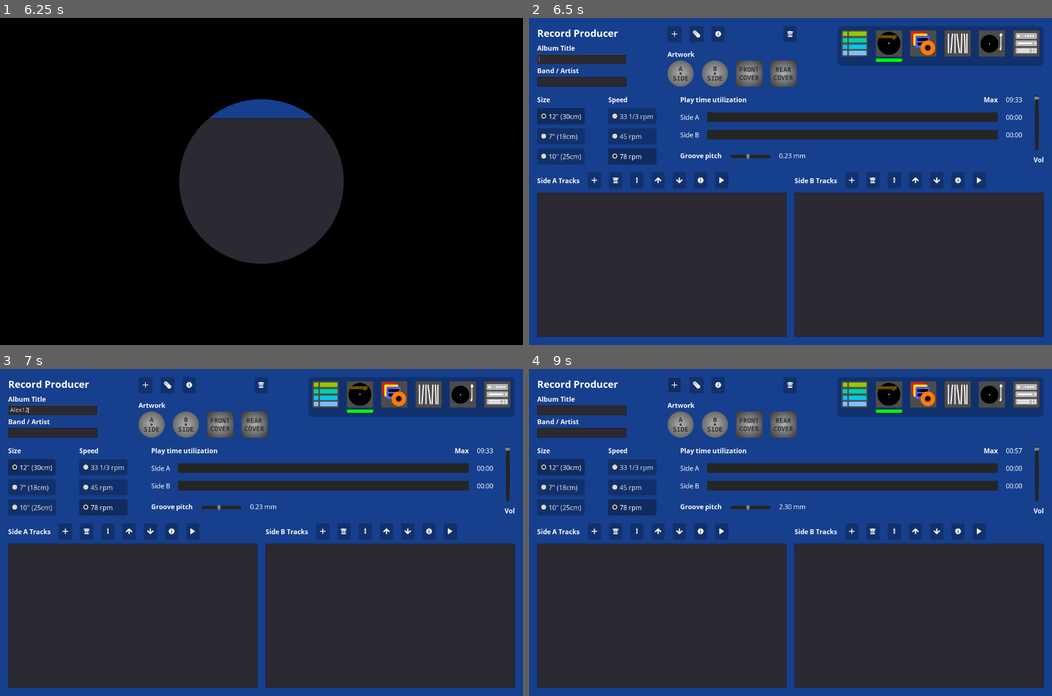
Above: before the commit, frames 1-4 (two rows, left to right).
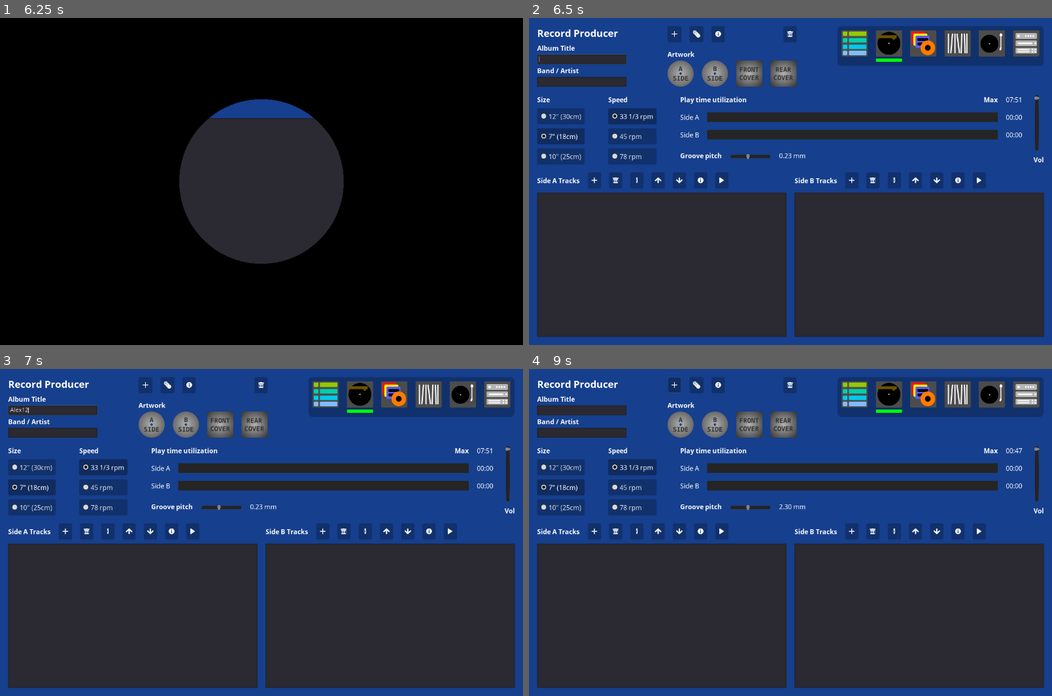
Above: after the commit, the same moments.

Repository: andrew-wilkes/vinyl
Game: Godot game, scene res://scenes/AlbumArt.tscn
Same seed, same stepped clock (60 frames per second), same inputs: the game is played once before the commit and once after it. This scene is started directly instead of the project's main scene.
Inputs (mouse positions are in pixels of both pictures, inside the frame that each line leads up to):
- Up to frame 1 (6.25 s): click (115, 34) at 0.5 s; click "OK" at 1.25 s; click (146, 44) at 2 s; tap Enter at 2.75 s; move the mouse to (376, 165) at 2.77 s; hold Right (ui_right) 2.78-3.5 s; hold 1 2.78-3.5 s; click (376, 165) at 2.92 s; tap Delete at 3.05 s; click (83, 34) at 3.5 s; click "OK" at 4.25 s; click (219, 44) at 5 s; click (251, 44) at 5.75 s
- Up to frame 2 (6.5 s): no input
- Up to frame 3 (7 s): click (52, 411) at 6.52 s; type "Alex" at 6.6 s; click (52, 434) at 6.75 s; type "12" at 6.83 s
- Up to frame 4 (9 s): click (659, 532) at 7.27 s; click (680, 532) at 8.02 s; click (675, 385) at 8.75 s

Frame 1 is identical in both runs. In frame 2, less than 0.1% of the frame differs, in the area x 2-95%, y 24-43%; in frame 3, less than 0.1%; in frame 4, less than 0.1%.

Commit message:
Add layering to art elements

Diff:
--- a/src/classes/art-element.gd
+++ b/src/classes/art-element.gd
@@ -19,3 +19,13 @@
 func get_hash():
 	var t = text + font_path
 	return t.hash() + color.to_argb32() + size + length + rotation + position.x + position.y
+
+
+func _to_string():
+	return String({
+		type = type,
+		size = size,
+		length = length,
+		position = position,
+		rotation = rotation,
+	})
--- a/src/scenes/ArtDesigner.gd
+++ b/src/scenes/ArtDesigner.gd
@@ -138,6 +138,11 @@
 	$HB/RHS/Props.show()
 
 
+func _on_ArtElements_moved_element(from, to):
+	elements.insert(to, elements.pop_at(from))
+	update_elements()
+
+
 func fill_props(el):
 	current_element = el
 	var props = $HB/RHS/Props
@@ -269,37 +274,14 @@
 
 
 func update_elements():
-	var iv = get_node("%ImageView")
-	iv.strings.clear()
-	iv.rotated_strings.clear()
-	iv.arcs.clear()
-	iv.rings.clear()
-	iv.boxes.clear()
-	iv.circles.clear()
-	iv.lines.clear()
-	iv.squares.clear()
-	for el in elements:
-		if el.type == ArtElement.AB:
-			iv.strings.append(el)
-		if el.type == ArtElement.ABROT:
-			iv.rotated_strings.append(el)
-		if el.type == ArtElement.ARC:
-			iv.arcs.append(el)
-		if el.type == ArtElement.CIRC:
-			iv.rings.append(el)
-		if el.type == ArtElement.BOX:
-			iv.boxes.append(el)
-		if el.type == ArtElement.DOT:
-			iv.circles.append(el)
-		if el.type == ArtElement.LINE:
-			iv.lines.append(el)
-		if el.type == ArtElement.SQR:
-			iv.squares.append(el)
-	iv.overlay.update()
+	get_node("%ImageView").elements = elements
+	get_node("%ImageView").overlay.update()
 
 
 func _process(_delta):
 	if current_element:
+		if Input.is_key_pressed(KEY_1):
+			print(current_element)
 		var h = current_element.get_hash()
 		if last_hash != h:
 			last_hash = h
--- a/src/scenes/ArtDesigner.tscn
+++ b/src/scenes/ArtDesigner.tscn
@@ -20,6 +20,8 @@
 [ext_resource path="res://assets/up-down.png" type="Texture" id=18]
 [ext_resource path="res://assets/bar.png" type="Texture" id=19]
 [ext_resource path="res://scenes/ArtDesigner.gd" type="Script" id=20]
+[ext_resource path="res://assets/up-arrow.png" type="Texture" id=21]
+[ext_resource path="res://assets/down-arrow.png" type="Texture" id=22]
 
 [node name="ArtDesigner" type="PanelContainer"]
 margin_right = 901.0
@@ -274,12 +276,41 @@
 margin_bottom = 39.0
 icon = ExtResource( 15 )
 
-[node name="Elements" type="ItemList" parent="HB/ArtElements"]
+[node name="HB" type="HBoxContainer" parent="HB/ArtElements"]
 margin_top = 82.0
 margin_right = 295.0
 margin_bottom = 750.0
 size_flags_vertical = 3
+custom_constants/separation = 10
+
+[node name="Elements" type="ItemList" parent="HB/ArtElements/HB"]
+unique_name_in_owner = true
+margin_right = 253.0
+margin_bottom = 668.0
+size_flags_horizontal = 3
+size_flags_vertical = 3
 custom_constants/vseparation = 10
+
+[node name="VB" type="VBoxContainer" parent="HB/ArtElements/HB"]
+margin_left = 263.0
+margin_right = 295.0
+margin_bottom = 668.0
+custom_constants/separation = 10
+
+[node name="Up" type="Button" parent="HB/ArtElements/HB/VB"]
+unique_name_in_owner = true
+margin_right = 32.0
+margin_bottom = 39.0
+disabled = true
+icon = ExtResource( 21 )
+
+[node name="Down" type="Button" parent="HB/ArtElements/HB/VB"]
+unique_name_in_owner = true
+margin_top = 49.0
+margin_right = 32.0
+margin_bottom = 88.0
+disabled = true
+icon = ExtResource( 22 )
 
 [node name="RHS" type="VBoxContainer" parent="HB"]
 margin_left = 705.0
@@ -624,6 +655,7 @@
 [connection signal="value_changed" from="HB/VB/HB2/VB2/HB/Adjusters/A" to="." method="_on_A_value_changed"]
 [connection signal="gui_input" from="HB/VB/HB2/VB2/HB/ModColor" to="." method="_on_ModColor_gui_input"]
 [connection signal="added_element" from="HB/ArtElements" to="." method="_on_ArtElements_added_element"]
+[connection signal="moved_element" from="HB/ArtElements" to="." method="_on_ArtElements_moved_element"]
 [connection signal="removed_element" from="HB/ArtElements" to="." method="_on_ArtElements_removed_element"]
 [connection signal="selected_element" from="HB/ArtElements" to="." method="_on_ArtElements_selected_element"]
 [connection signal="pressed" from="HB/ArtElements/Grid/AB" to="HB/ArtElements" method="_on_AB_pressed"]
@@ -634,7 +666,9 @@
 [connection signal="pressed" from="HB/ArtElements/Grid/Dot" to="HB/ArtElements" method="_on_Dot_pressed"]
 [connection signal="pressed" from="HB/ArtElements/Grid/Square" to="HB/ArtElements" method="_on_Square_pressed"]
 [connection signal="pressed" from="HB/ArtElements/Grid/Box" to="HB/ArtElements" method="_on_Box_pressed"]
-[connection signal="item_selected" from="HB/ArtElements/Elements" to="HB/ArtElements" method="_on_Elements_item_selected"]
+[connection signal="item_selected" from="HB/ArtElements/HB/Elements" to="HB/ArtElements" method="_on_Elements_item_selected"]
+[connection signal="pressed" from="HB/ArtElements/HB/VB/Up" to="HB/ArtElements" method="_on_Up_pressed"]
+[connection signal="pressed" from="HB/ArtElements/HB/VB/Down" to="HB/ArtElements" method="_on_Down_pressed"]
 [connection signal="value_changed" from="HB/RHS/Props/Adjusters/Length" to="." method="_on_Length_value_changed"]
 [connection signal="value_changed" from="HB/RHS/Props/Adjusters/Size" to="." method="_on_Size_value_changed"]
 [connection signal="gui_input" from="HB/RHS/Props/Adjusters/HB/FillColor" to="." method="_on_FillColor_gui_input"]
--- a/src/scenes/ArtElements.gd
+++ b/src/scenes/ArtElements.gd
@@ -3,25 +3,29 @@
 signal added_element(el)
 signal selected_element(el)
 signal removed_element(el)
+signal moved_element(from, to)
+
+onready var elements = $"%Elements"
 
 var selected_item = -1
 
-func init_elements(elements):
-	$Elements.clear()
+func init_elements(els):
+	elements.clear()
 	var idx = 0
-	for el in elements:
-		$Elements.add_icon_item($Grid.get_child(el.type).icon.duplicate())
-		$Elements.set_item_metadata(idx, el)
+	for el in els:
+		elements.add_icon_item($Grid.get_child(el.type).icon.duplicate())
+		elements.set_item_metadata(idx, el)
 		idx += 1
 
 
 func add_element(type):
 	var el = ArtElement.new()
 	el.type = type
-	$Elements.add_icon_item($Grid.get_child(el.type).icon.duplicate())
-	selected_item = $Elements.get_item_count() - 1
-	$Elements.set_item_metadata(selected_item, el)
-	$Elements.select(selected_item)
+	elements.add_icon_item($Grid.get_child(el.type).icon.duplicate())
+	selected_item = elements.get_item_count() - 1
+	update_up_down_buttons()
+	elements.set_item_metadata(selected_item, el)
+	elements.select(selected_item)
 	match el.type:
 		el.AB:
 			el.position = Vector2(0.2, 0.5)
@@ -55,9 +59,10 @@
 
 func _unhandled_key_input(event):
 	if event.scancode == KEY_DELETE and selected_item > -1:
-		emit_signal("removed_element", $Elements.get_item_metadata(selected_item))
-		$Elements.remove_item(selected_item)
+		emit_signal("removed_element", elements.get_item_metadata(selected_item))
+		elements.remove_item(selected_item)
 		selected_item = -1
+		update_up_down_buttons()
 
 
 func _on_AB_pressed():
@@ -94,4 +99,24 @@
 
 func _on_Elements_item_selected(index):
 	selected_item = index
-	emit_signal("selected_element", $Elements.get_item_metadata(selected_item))
+	update_up_down_buttons()
+	emit_signal("selected_element", elements.get_item_metadata(selected_item))
+
+
+func _on_Up_pressed():
+	elements.move_item(selected_item, selected_item - 1)
+	emit_signal("moved_element", selected_item, selected_item - 1)
+	selected_item -= 1
+	update_up_down_buttons()
+
+
+func _on_Down_pressed():
+	elements.move_item(selected_item, selected_item + 1)
+	emit_signal("moved_element", selected_item, selected_item + 1)
+	selected_item += 1
+	update_up_down_buttons()
+
+
+func update_up_down_buttons():
+	$"%Up".disabled = selected_item < 1
+	$"%Down".disabled = elements.get_item_count() - 1 == selected_item or selected_item < 0
--- a/src/scenes/ImageView.gd
+++ b/src/scenes/ImageView.gd
@@ -6,15 +6,8 @@
 var base_size
 var scale
 var hole_size = 0.1 setget set_hole_size
-var strings = []
-var rotated_strings = []
-var circles = []
-var rings = []
-var boxes = []
-var squares = []
-var arcs = []
-var lines = []
 var arc_width = 4.0
+var elements
 
 export var is_disc = true setget set_canvas_type
 export(Color) var mod_color = Color.white setget set_mod_color
@@ -76,52 +69,54 @@
 
 
 func draw():
+	if elements == null: return
 	#var _chr_width = overlay.draw_char(dynamic_font, Vector2(-10, -10), "A", "")
 	var b2 = base_size / 2
-	for c in circles:
-		overlay.draw_circle(c.position * base_size, b2 * max(c.length, 0.1), c.color)
-	for ring in rings:
-		arc_width = ring.size * 32 # Use for arc also
-		overlay.draw_arc(ring.position * base_size, b2 * ring.length, -PI, PI, ring.length * 16 + 32, ring.color, arc_width)
-	for s in strings:
-		#dynamic_font.size = s.size * 32
-		var pos = Vector2(min(s.position.x, 0.95), max(s.position.y, 0.05)) * base_size
-		var ang = s.rotation + 0.5
-		overlay.draw_set_transform(pos, ang * PI * 2.0, Vector2(1, 1))
-		overlay.draw_string(s.font, Vector2.ZERO, s.text, s.color)
-	for s in rotated_strings:
-		if s.text.length() == 0:
-			continue
-		var xr = s.position.x * b2
-		var yr = s.position.y * b2
-		var ang = s.rotation + 0.25
-		var astep = 0.0
-		if  s.text.length() > 1:
-			ang -= s.length / 2.0
-			astep = s.length / (s.text.length() - 1)
-		for chr in s.text:
-			var th1 = ang * PI * 2.0
-			var th2 = th1 + PI / 2.0
-			var pos = Vector2(b2 + xr * cos(th1), b2 + yr * sin(th1))
-			overlay.draw_set_transform(pos, th2, Vector2(1, 1))
-			var _advance = overlay.draw_char(s.font, Vector2.ZERO, chr, "")
-			ang = ang + astep
-	for a in arcs:
-		var ang = a.rotation + 0.5
-		overlay.draw_set_transform(a.position * base_size, ang * PI, Vector2(1, 1))
-		overlay.draw_arc(Vector2.ZERO, b2 * a.length, ang * PI * 2.0, (ang + a.size) * PI * 2.0, a.size * a.length * 16 + 32, a.color, arc_width)
-	for box in boxes:
-		var ang = box.rotation + 0.5
-		overlay.draw_set_transform(box.position * base_size, ang * PI * 2.0, Vector2(1, 1))
-		overlay.draw_rect(Rect2(Vector2.ZERO, Vector2(box.length, box.length) * b2), box.color, false, box.size * 32)
-	for sq in squares:
-		var ang = sq.rotation + 0.5
-		overlay.draw_set_transform(sq.position * base_size, ang * PI * 2.0, Vector2(1, 1))
-		overlay.draw_rect(Rect2(Vector2.ZERO, Vector2(sq.length, sq.length) * b2), sq.color, true)
-	for line in lines:
-		var ang = line.rotation + 0.5
-		overlay.draw_set_transform(line.position * base_size, ang * PI * 2.0, Vector2(1, 1))
-		overlay.draw_line(Vector2.ZERO, Vector2(line.length * base_size, 0), line.color, line.size * 32)
+	for el in elements:
+		match el.type:
+			ArtElement.AB:
+				var pos = Vector2(min(el.position.x, 0.95), max(el.position.y, 0.05)) * base_size
+				var ang = el.rotation + 0.5
+				overlay.draw_set_transform(pos, ang * PI * 2.0, Vector2(1, 1))
+				overlay.draw_string(el.font, Vector2.ZERO, el.text, el.color)
+			ArtElement.ABROT:
+				if el.text.length() == 0:
+					continue
+				var xr = el.position.x * b2
+				var yr = el.position.y * b2
+				var ang = el.rotation + 0.25
+				var astep = 0.0
+				if  el.text.length() > 1:
+					ang -= el.length / 2.0
+					astep = el.length / (el.text.length() - 1)
+				for chr in el.text:
+					var th1 = ang * PI * 2.0
+					var th2 = th1 + PI / 2.0
+					var pos = Vector2(b2 + xr * cos(th1), b2 + yr * sin(th1))
+					overlay.draw_set_transform(pos, th2, Vector2(1, 1))
+					var _advance = overlay.draw_char(el.font, Vector2.ZERO, chr, "", el.color)
+					ang = ang + astep
+			ArtElement.ARC:
+				var ang = el.rotation + 0.5
+				overlay.draw_set_transform(el.position * base_size, ang * PI, Vector2(1, 1))
+				overlay.draw_arc(Vector2.ZERO, b2 * el.length, ang * PI * 2.0, (ang + el.size) * PI * 2.0, el.size * el.length * 16 + 32, el.color, arc_width)
+			ArtElement.CIRC:
+				overlay.draw_circle(el.position * base_size, b2 * max(el.length, 0.1), el.color)
+			ArtElement.BOX:
+				var ang = el.rotation + 0.5
+				overlay.draw_set_transform(el.position * base_size, ang * PI * 2.0, Vector2(1, 1))
+				overlay.draw_rect(Rect2(Vector2.ZERO, Vector2(el.length, el.length) * b2), el.color, false, el.size * 32)
+			ArtElement.DOT:
+				arc_width = el.size * 32 # Use for arc also
+				overlay.draw_arc(el.position * base_size, b2 * el.length, -PI, PI, el.length * 16 + 32, el.color, arc_width)
+			ArtElement.LINE:
+				var ang = el.rotation + 0.5
+				overlay.draw_set_transform(el.position * base_size, ang * PI * 2.0, Vector2(1, 1))
+				overlay.draw_line(Vector2.ZERO, Vector2(el.length * base_size, 0), el.color, el.size * 32)
+			ArtElement.SQR:
+				var ang = el.rotation + 0.5
+				overlay.draw_set_transform(el.position * base_size, ang * PI * 2.0, Vector2(1, 1))
+				overlay.draw_rect(Rect2(Vector2.ZERO, Vector2(el.length, el.length) * b2), el.color, true)
 
 
 func draw_circle_arc_poly(center, radius, angle_from, angle_to, color):
--- a/src/scenes/ImageView.tscn
+++ b/src/scenes/ImageView.tscn
@@ -14,6 +14,7 @@
 margin_top = 43.0
 margin_right = 370.0
 margin_bottom = 413.0
+rect_min_size = Vector2( 0, 370 )
 mouse_filter = 1
 size_flags_vertical = 3
 script = ExtResource( 1 )
Not shown: 1 places in src/scenes/ArtDesigner.tscn that only renumber resources
